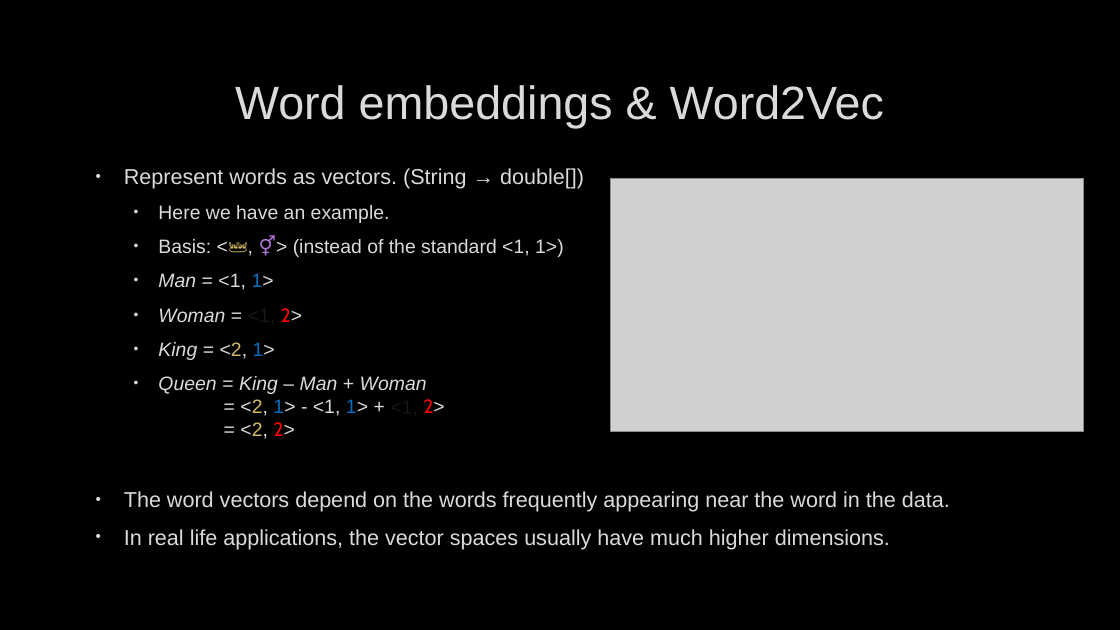
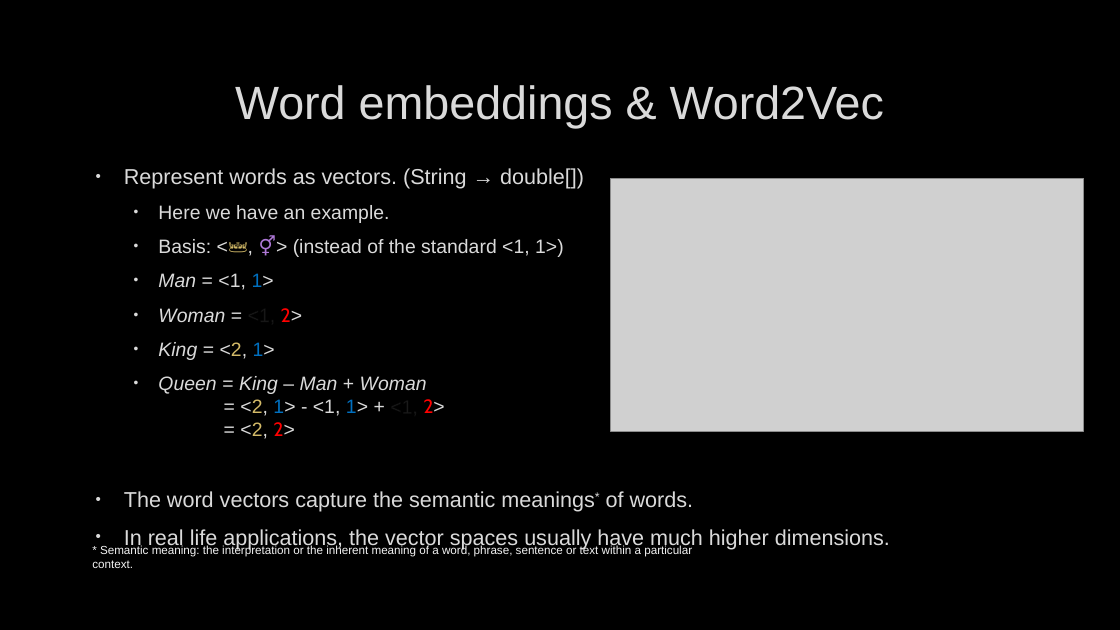
Before and after one commit to yueagar/ESTR2018-project, a slide deck: slide 2 of Presentation.pptx. Drawn at 1120x630 pixels with LibreOffice and Linux fonts; fonts in the diff are those of the drawing; grey boxes stand for pictures; background and template pictures are left out. Boxes give left, top, right and bottom in pixels: in the first picture for what was removed or moved away, otherwise in the second. Text is boxed around its words. In the diff, an @@ line names an element or a change of style, - is before the commit and + after.

Commit message:
Updated presentation stuff again

```diff
--- a/Presentation.pptx
+++ b/Presentation.pptx
@@ text at [124,491,694,512]: text changed @@
-• The word vectors depend on the words frequently appearing near the word in the data.
+• The word vectors capture the semantic meanings* of words.
@@ text added at [92,545,692,568], 10 pt, text #F2F2F2 @@
+* Semantic meaning: the interpretation or the inherent meaning of a word, phrase, sentence or text within a particular context.
```
Also in this commit, not shown: 2 other files.
